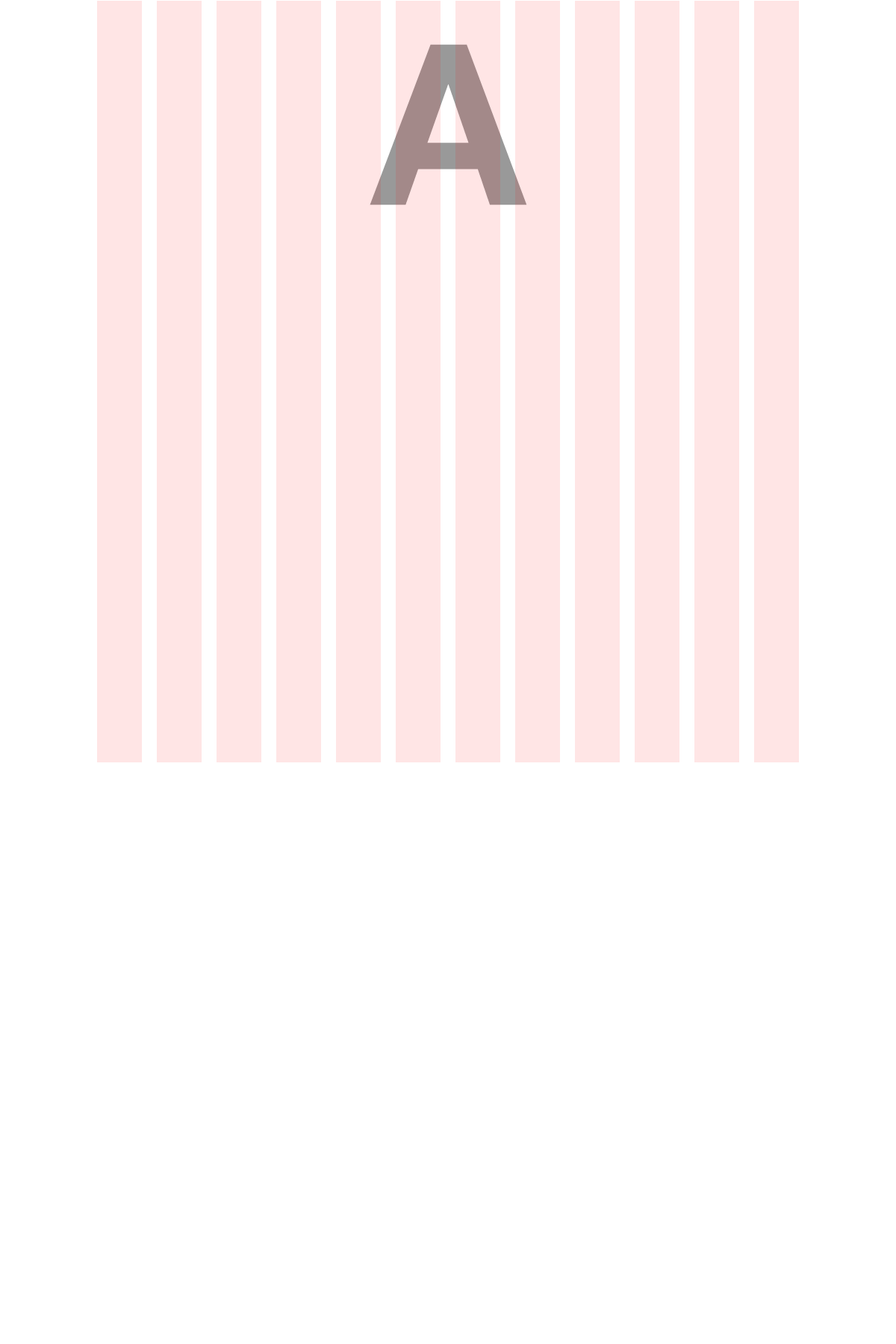
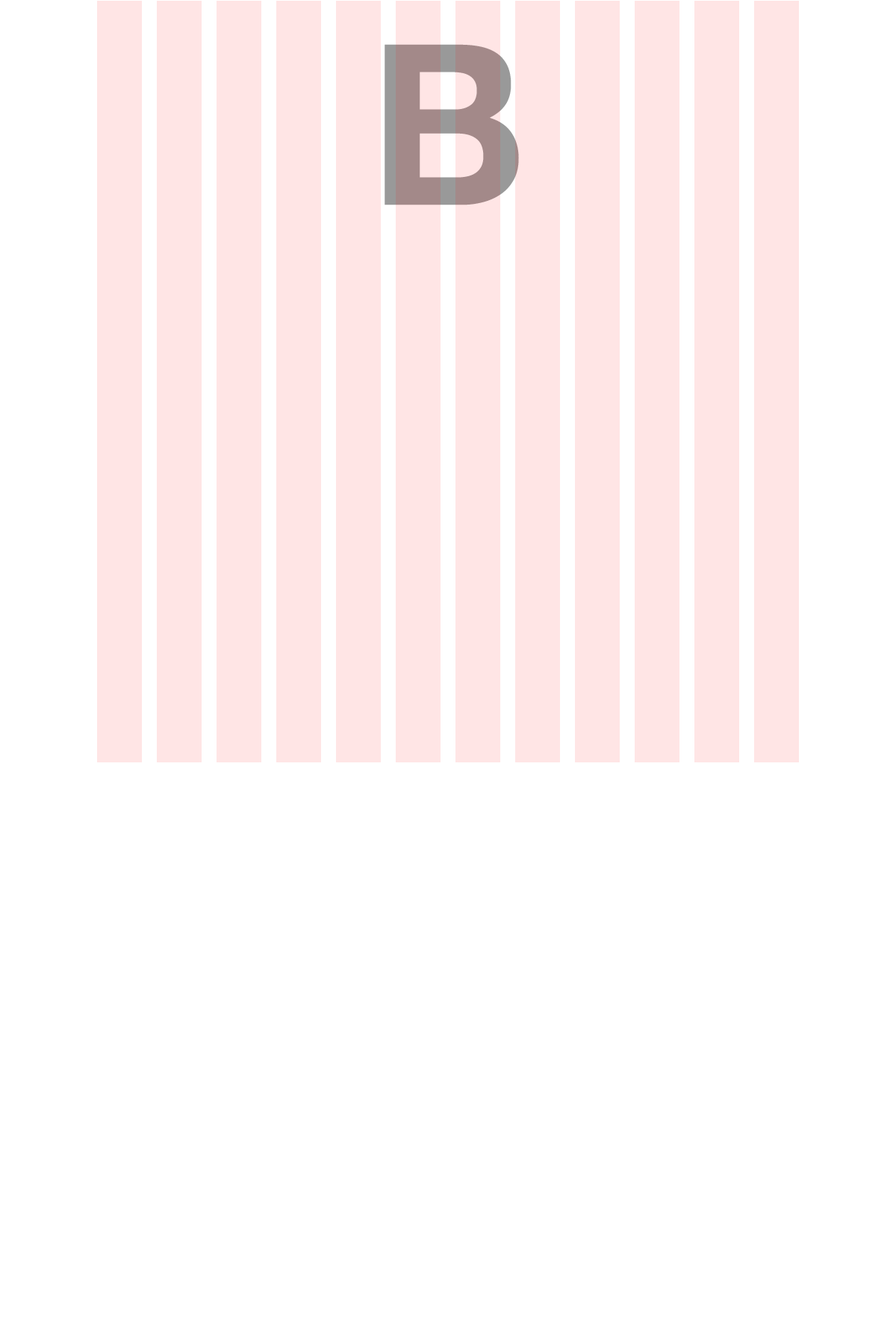
The second 896px x 1344px image is a revision of the first. Changes to its layers:
renamed "A" to "B", painted on it over [left=369, top=44, right=527, bottom=206]
